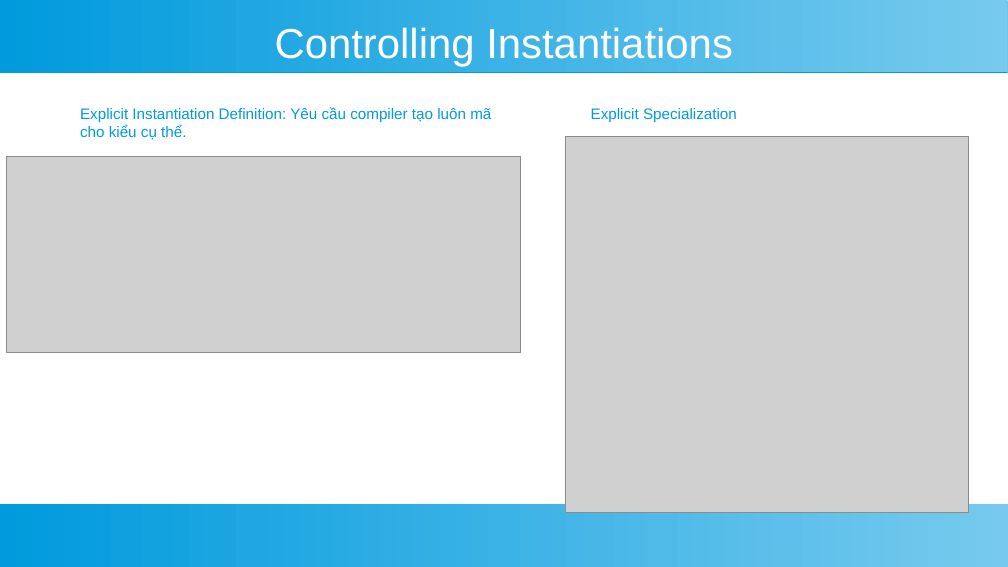
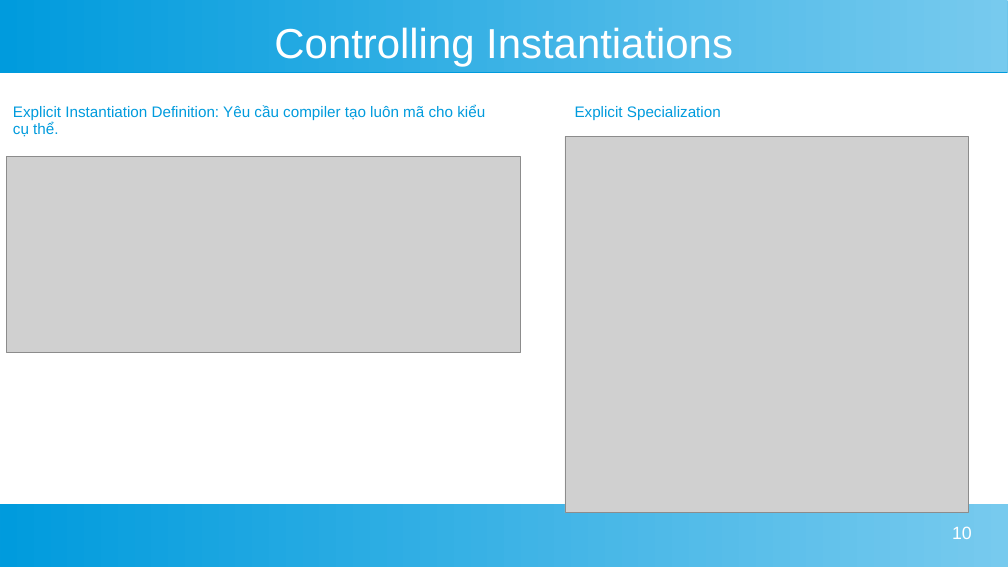
Before and after one commit to TrietTruong2243/AdvancedWeb_TicTacToe, a slide deck: slide 10 of template.odp. Drawn at 1008x567 pixels with LibreOffice and Linux fonts; fonts in the diff are those of the drawing; grey boxes stand for pictures. Boxes give left, top, right and bottom in pixels: in the first picture for what was removed or moved away, otherwise in the second. Text is boxed around its words. In the diff, an @@ line names an element or a change of style, - is before the commit and + after.

```diff
--- a/template.odp
+++ b/template.odp
@@ text "Explicit Instantiation Definition: Yêu cầu ...": place and size @@
-text "Explicit Instantiation Definition: Yêu cầu ..." at [80,107,491,140]
+text "Explicit Instantiation Definition: Yêu cầu ..." at [13,105,485,137]
@@ text "Explicit Instantiation Definition: Yêu cầu ..." at [13,105,485,137]: indent changed; line spacing 1 to 0.9; more space between paragraphs @@
@@ text "Explicit Specialization" at [575,106,721,120]: indent changed; line spacing 1 to 0.9; more space between paragraphs @@
@@ text "Explicit Specialization": place and size @@
-text "Explicit Specialization" at [591,108,737,122]
+text "Explicit Specialization" at [575,106,721,120]
@@ rectangle removed at [0,504,1008,567] @@
@@ freeform shape added at [0,504,1008,567], fill gradient #77CAEE to #009BDD @@
@@ page number added at [952,526,972,539], 14 pt, text #FFFFFF @@
+10
```
Also in this commit, not shown: 26 other slides changed, 1 slide added, 2 slides removed.
